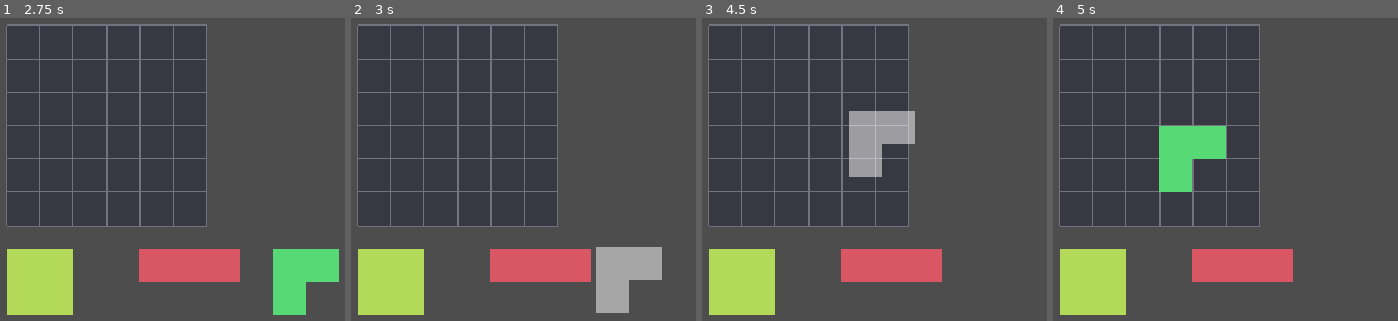
Above: before the commit, frames 1-4 (left to right).
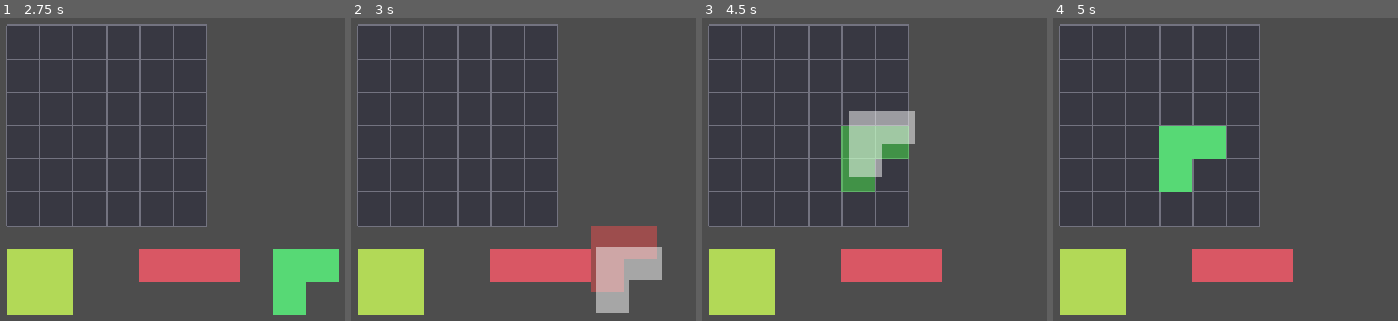
Above: after the commit, the same moments.

Repository: MauricioRodCar/InventoryDefense
Game: Godot game, scene res://scenes/main/main.tscn
Same seed, same stepped clock (60 frames per second), same inputs: the game is played once before the commit and once after it.
Inputs (mouse positions are in pixels of both pictures, inside the frame that each line leads up to):
- Up to frame 1 (2.75 s): tap Enter at 0.5, 2 s; move the mouse to (outside the picture) at 0.52 s; click (outside the picture) at 0.67 s; tap Space at 1.25 s; drag from (189, 230) to (310, 299) at 1.27 s; move the mouse to (outside the picture) at 2.02 s; click (outside the picture) at 2.17 s
- Up to frame 2 (3 s): tap Space at 2.75 s; drag from (661, 299) to (461, 142) at 2.77 s
- Up to frame 3 (4.5 s): move the mouse to (outside the picture) at 3.52 s; click (outside the picture) at 3.67 s; tap Enter at 4.25 s; drag from (812, 142) to (933, 96) at 4.27 s
- Up to frame 4 (5 s): no input

Frame 1 is identical in both runs. In frame 2, 3.1% of the frame differs, in the area x 69-89%, y 68-91%; in frame 3, 3.2%, in the area x 40-60%, y 35-58%; in frame 4, nothing differs.

Commit message:
feat(inventory-placement-preview): add real-time placement validity preview during drag
Añade InventoryPlacementPreviewView, una vista independiente de
InventoryDragGhostView que muestra en verde/rojo si la celda ancla
candidata bajo el cursor sería una colocación válida, mientras se
arrastra una pieza. Su estado se expresa como
InventoryPlacementPreviewView.State (enum VALID/INVALID) en vez de un
bool, para poder añadir más estados sin romper el contrato público.

InventoryGrid.can_place() sigue siendo la única autoridad y el único
punto de consulta (en InventoryInteractionController); ahora también
se invoca durante el arrastre, no solo al soltar, pero cacheando la
última celda ancla evaluada para no repetir la consulta en cada
evento de movimiento del ratón, solo cuando el cursor cruza a una
celda distinta.

Co-Authored-By: Claude Sonnet 5 <noreply@anthropic.com>

Diff:
--- a/Scripts/UI/Inventory/inventory_interaction_controller.gd
+++ b/Scripts/UI/Inventory/inventory_interaction_controller.gd
@@ -11,6 +11,7 @@
 const InventoryPiece = preload("res://Scripts/Gameplay/Inventory/inventory_piece.gd")
 const InventoryPieceSource = preload("res://Scripts/Gameplay/Inventory/inventory_piece_source.gd")
 const InventoryDragGhostView = preload("res://Scripts/UI/Inventory/inventory_drag_ghost_view.gd")
+const InventoryPlacementPreviewView = preload("res://Scripts/UI/Inventory/inventory_placement_preview_view.gd")
 
 var grid_view: InventoryGridView
 var source_view: InventoryPieceSourceView
@@ -23,6 +24,8 @@
 var _drag_grab_offset: Vector2
 var _drag_grab_cell_offset: Vector2i
 var _ghost: InventoryDragGhostView
+var _preview: InventoryPlacementPreviewView
+var _last_preview_anchor = null # Vector2i cuando hay una evaluación previa, null al iniciar cada drag.
 
 func set_inventory_grid(grid: InventoryGrid) -> void:
 	_grid = grid
@@ -64,8 +67,11 @@
 	_dragged_piece = piece
 	_drag_grab_cell_offset = Vector2i.ZERO
 	_drag_grab_offset = Vector2.ZERO
+	var grid_local_pos: Vector2 = grid_view.get_local_mouse_position()
+	_preview = _create_preview(piece)
 	_ghost = _create_ghost(piece)
-	_ghost.position = grid_view.get_local_mouse_position()
+	_ghost.position = grid_local_pos
+	_update_placement_preview(grid_local_pos)
 	return true
 
 ## Origen: una pieza ya colocada en InventoryGrid.
@@ -81,13 +87,32 @@
 	_drag_grab_cell_offset = cell - piece.anchor
 	_drag_grab_offset = local_pos - grid_view.cell_to_position(piece.anchor)
 	_take_piece_from_grid(piece)
+	_preview = _create_preview(piece)
 	_ghost = _create_ghost(piece)
 	_ghost.position = local_pos - _drag_grab_offset
+	_update_placement_preview(local_pos)
 	return true
 
 func _update_drag() -> void:
 	var local_pos: Vector2 = grid_view.get_local_mouse_position()
 	_ghost.position = local_pos - _drag_grab_offset
+	_update_placement_preview(local_pos)
+
+## Recalcula la celda ancla candidata bajo el cursor y, solo si cambió
+## respecto a la última evaluada, vuelve a consultar
+## InventoryGrid.can_place() y empuja el nuevo estado al preview. Evita
+## invocar can_place() en cada píxel de movimiento del ratón: el número de
+## consultas queda acotado a las celdas distintas que el cursor cruza.
+func _update_placement_preview(local_pos: Vector2) -> void:
+	var cursor_cell: Vector2i = grid_view.position_to_cell(local_pos)
+	var candidate_anchor: Vector2i = cursor_cell - _drag_grab_cell_offset
+	if candidate_anchor == _last_preview_anchor:
+		return
+	_last_preview_anchor = candidate_anchor
+	var state: InventoryPlacementPreviewView.State = InventoryPlacementPreviewView.State.VALID \
+		if _grid.can_place(_dragged_piece, candidate_anchor) \
+		else InventoryPlacementPreviewView.State.INVALID
+	_preview.show_at(grid_view.cell_to_position(candidate_anchor), state)
 
 func _end_drag() -> void:
 	var piece: InventoryPiece = _dragged_piece
@@ -101,6 +126,7 @@
 	else:
 		_settle_piece_at(piece, _drag_origin_anchor)
 	_destroy_ghost()
+	_destroy_preview()
 	_dragged_piece = null
 
 ## Aislado para poder sustituirse por una operación atómica (p. ej. un futuro
@@ -122,3 +148,15 @@
 	if _ghost != null:
 		_ghost.queue_free()
 		_ghost = null
+
+func _create_preview(piece: InventoryPiece) -> InventoryPlacementPreviewView:
+	var preview := InventoryPlacementPreviewView.new()
+	grid_view.add_child(preview)
+	preview.setup(piece.shape, grid_view.cell_size)
+	return preview
+
+func _destroy_preview() -> void:
+	if _preview != null:
+		_preview.queue_free()
+		_preview = null
+	_last_preview_anchor = null
--- /dev/null
+++ b/Scripts/UI/Inventory/inventory_placement_preview_view.gd
@@ -0,0 +1,45 @@
+class_name InventoryPlacementPreviewView
+extends Node2D
+## Feedback visual de si la celda candidata actual sería una colocación
+## válida, mientras se arrastra una pieza. No conoce InventoryGrid ni evalúa
+## reglas de colocación: solo dibuja según el State que se le indique desde
+## fuera (InventoryInteractionController, apoyándose en
+## InventoryGrid.can_place()).
+
+const ShapeData = preload("res://Scripts/Gameplay/Inventory/shape_data.gd")
+
+## Estado general del preview. Aunque hoy solo se usan dos valores, la API
+## se expresa como enum (no bool) para poder añadir más estados en el
+## futuro sin romper el contrato público de esta clase.
+enum State { VALID, INVALID }
+
+const COLOR_BY_STATE := {
+	State.VALID: Color(0.3, 1.0, 0.3, 0.45),
+	State.INVALID: Color(1.0, 0.3, 0.3, 0.45),
+}
+
+var _shape: ShapeData
+var _cell_size: int = 32
+var _state: State = State.INVALID
+
+func setup(shape: ShapeData, cell_size: int) -> void:
+	_shape = shape
+	_cell_size = cell_size
+	queue_redraw()
+
+## Reposiciona el preview sobre la celda ancla candidata (en píxeles, ya
+## convertida por quien llama) y actualiza su estado visual.
+func show_at(pixel_position: Vector2, state: State) -> void:
+	position = pixel_position
+	if state == _state:
+		return
+	_state = state
+	queue_redraw()
+
+func _draw() -> void:
+	if _shape == null:
+		return
+	var color: Color = COLOR_BY_STATE[_state]
+	for cell in _shape.get_cells():
+		var rect := Rect2(Vector2(cell) * _cell_size, Vector2.ONE * _cell_size)
+		draw_rect(rect, color, true)
Not shown, added: Scripts/UI/Inventory/inventory_placement_preview_view.gd.uid
Not shown, changed: README.md
Not shown, changed: TODO.md
